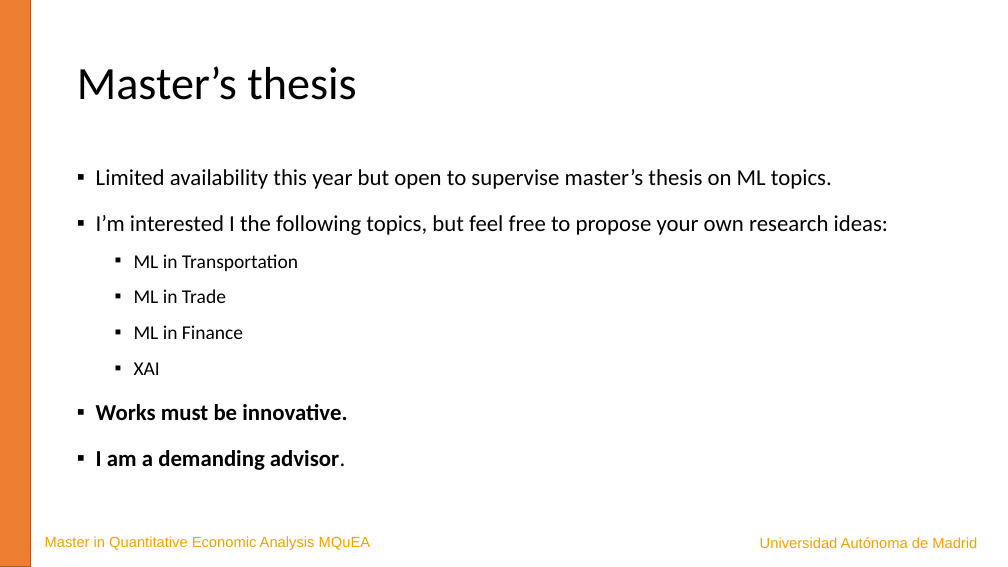
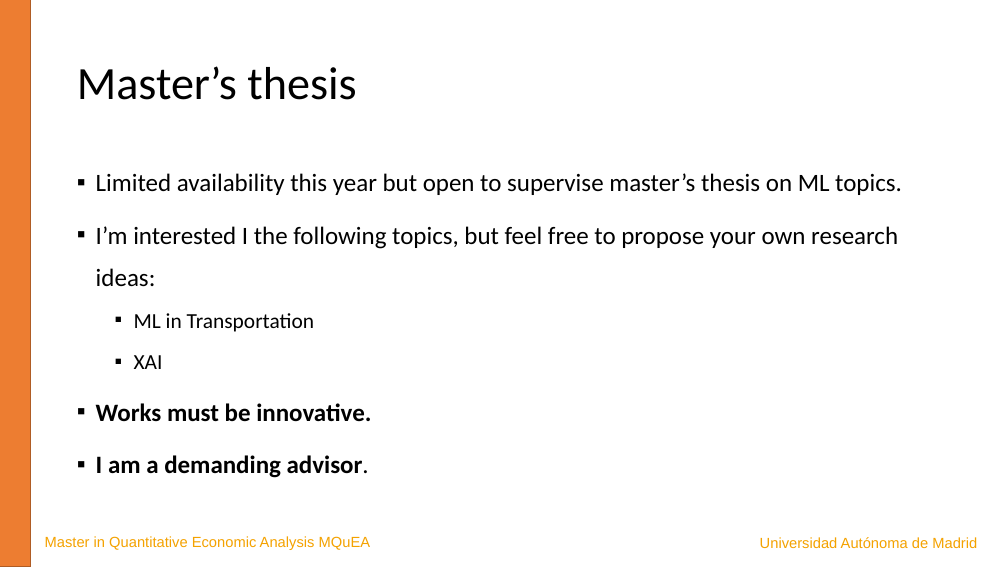
Before and after one commit to JavierBas/IMLEF-MQuEA, a slide deck: slide 10 of Slides/Topic 0 - Course presentation.pptx. Drawn at 1008x567 pixels with LibreOffice and Linux fonts; fonts in the diff are those of the drawing. Boxes give left, top, right and bottom in pixels: in the first picture for what was removed or moved away, otherwise in the second. Text is boxed around its words. In the diff, an @@ line names an element or a change of style, - is before the commit and + after.

```diff
--- a/Slides/Topic 0 - Course presentation.pptx
+++ b/Slides/Topic 0 - Course presentation.pptx
@@ text "Limited availability this year but ..." at <box>96,173,902,478</box>: size 21.7 to 23.8 pt in "Limited availability this year but open to ...", "I’m interested I the following topics, but ...", "Works must be innovative.", "I am a demanding advisor."; size 18.6 to 20.4 pt in "ML in Transportation", "XAI"; line spacing 1.3 to 1.4 @@
@@ text at <box>134,289,243,339</box>: paragraphs removed @@
-  ▪ ML in Trade
-  ▪ ML in Finance
```
Also in this commit, not shown: 3 other slides changed, 13 other files.
